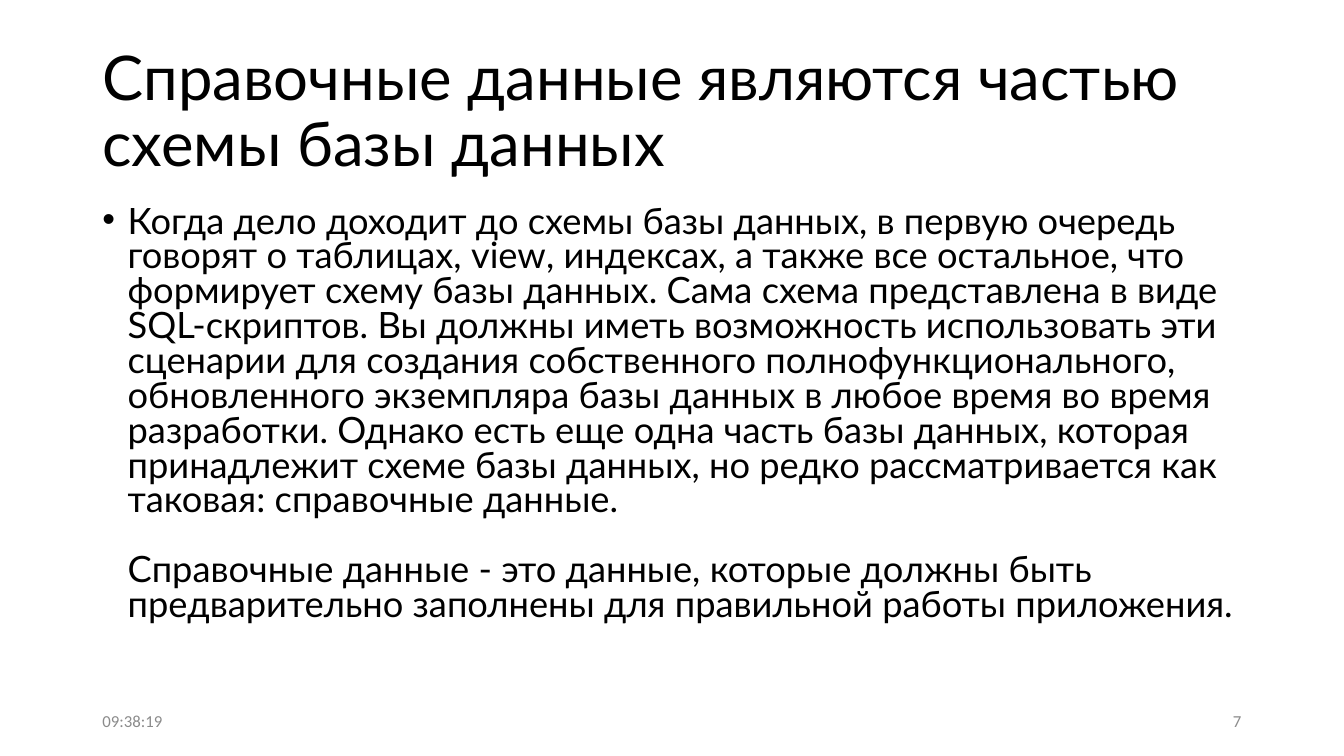
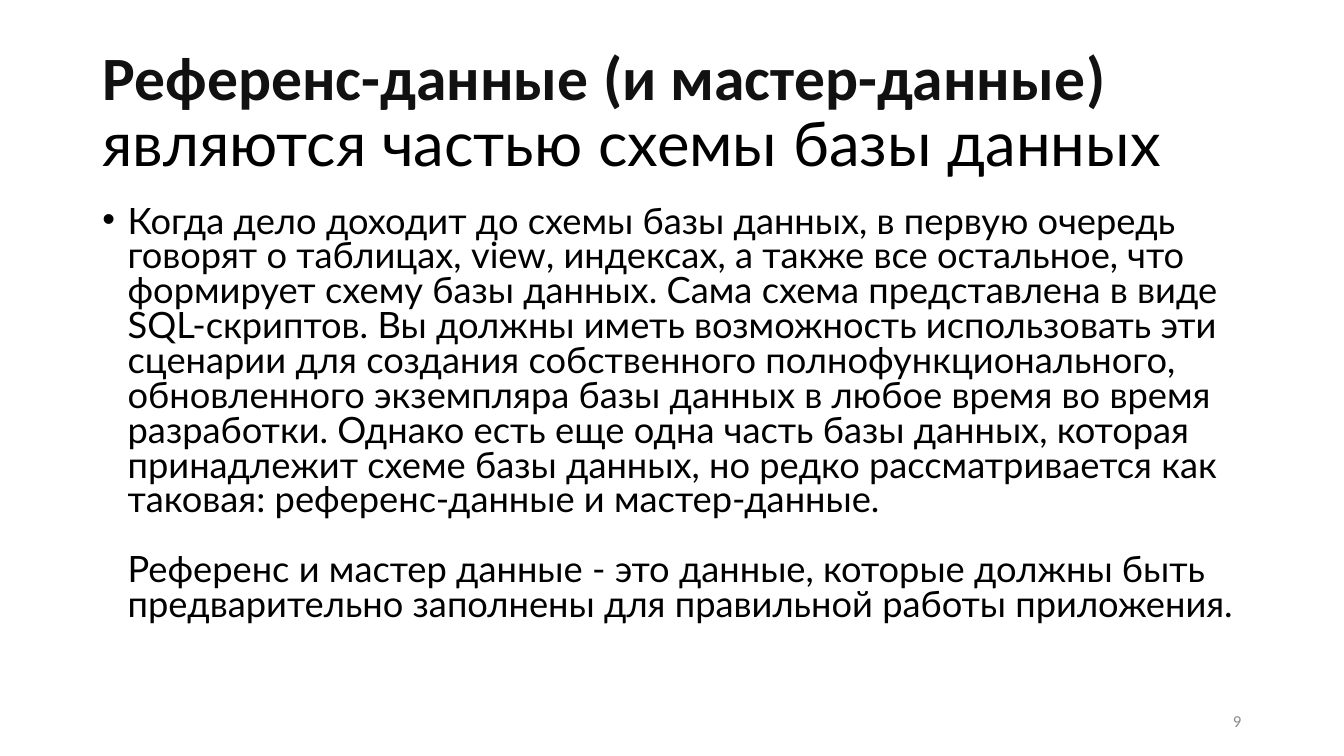
Before and after one commit to Sa1Gur/DbTest.Containers, a slide deck: slide 9 of DbaseTesting.pptx (slide 7 before the commit). Drawn at 1344x756 pixels with LibreOffice and Linux fonts; fonts in the diff are those of the drawing. Boxes give left, top, right and bottom in pixels: in the first picture for what was removed or moved away, otherwise in the second. Text is boxed around its words. In the diff, an @@ line names an element or a change of style, - is before the commit and + after.

```diff
--- a/DbaseTesting.pptx
+++ b/DbaseTesting.pptx
@@ title at bbox=[102, 54, 1161, 177]: text changed; font Lato to Calibri; text colour #000000 to #111111; bold on @@
-Справочные данные являются частью схемы базы данных
+Референс-данные (и мастер-данные) являются частью схемы базы данных
@@ text at bbox=[128, 208, 1232, 624]: text changed @@
-• Когда дело доходит до схемы базы данных, в первую очередь говорят о таблицах, view, индексах, а также все остальное, что формирует схему базы данных. Сама схема представлена в виде SQL-скриптов. Вы должны иметь возможность использовать эти сценарии для создания собственного полнофункционального, обновленного экземпляра базы данных в любое время во время разработки. Однако есть еще одна часть базы данных, которая принадлежит схеме базы данных, но редко рассматривается как таковая: справочные данные.
-  Справочные данные - это данные, которые должны быть предварительно заполнены для правильной работы приложения.
+• Когда дело доходит до схемы базы данных, в первую очередь говорят о таблицах, view, индексах, а также все остальное, что формирует схему базы данных. Сама схема представлена в виде SQL-скриптов. Вы должны иметь возможность использовать эти сценарии для создания собственного полнофункционального, обновленного экземпляра базы данных в любое время во время разработки. Однако есть еще одна часть базы данных, которая принадлежит схеме базы данных, но редко рассматривается как таковая: референс-данные и мастер-данные.
+  Референс и мастер данные - это данные, которые должны быть предварительно заполнены для правильной работы приложения.
@@ text removed at bbox=[102, 715, 162, 727] @@
-09:38:19
@@ page number at bbox=[1233, 716, 1241, 727]: text changed @@
-7
+9
```
Also in this commit, not shown: 66 other slides changed, 3 slides added, 1 slide removed, 2 other files.
